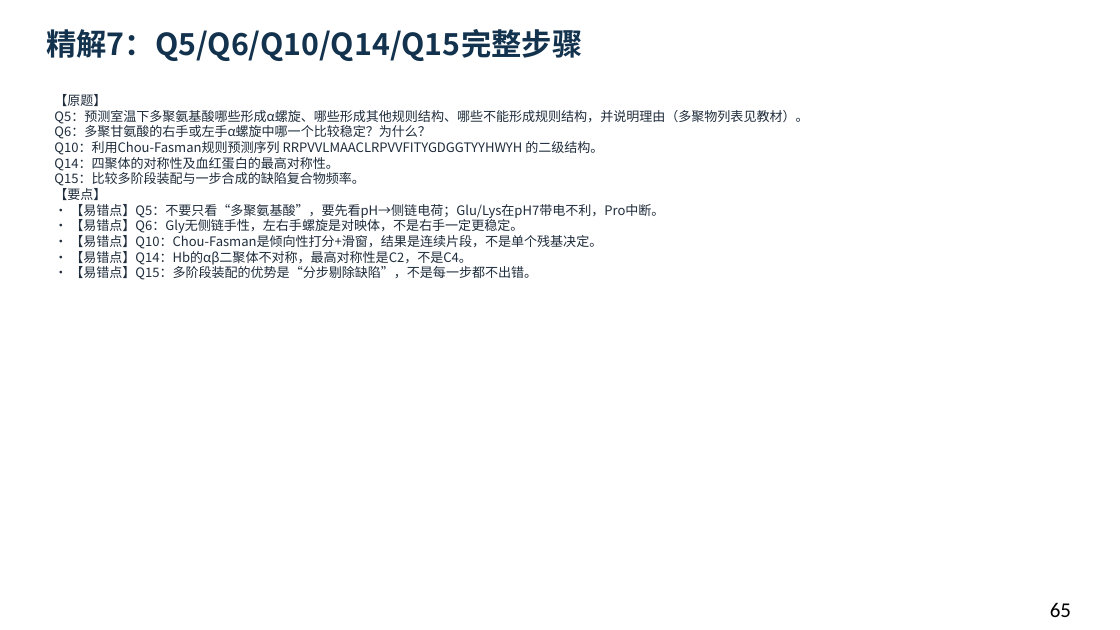
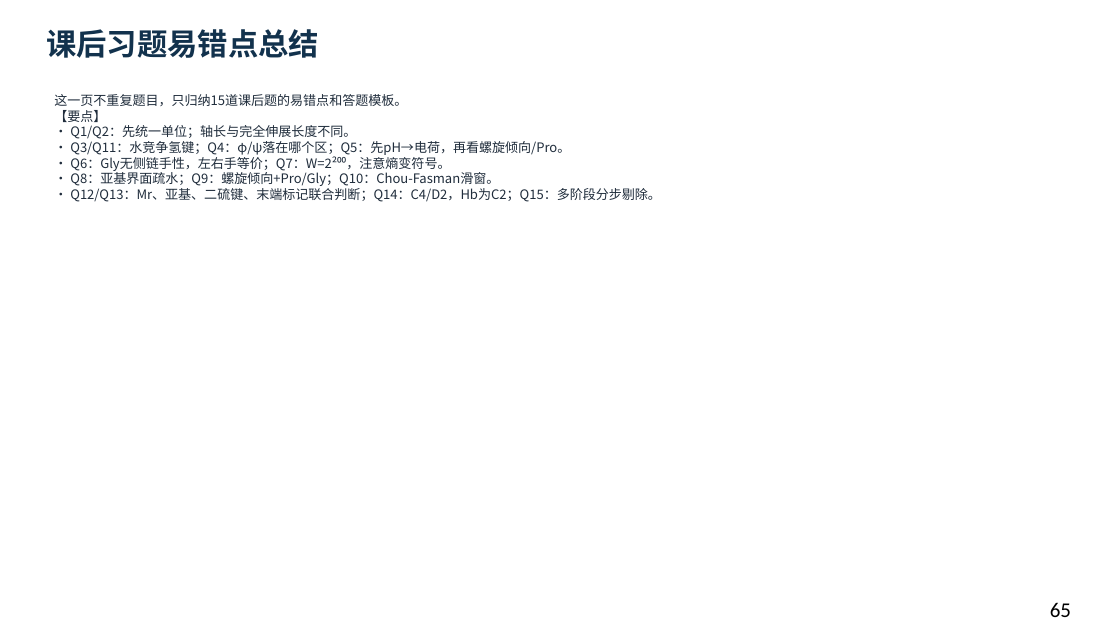
Before and after one commit to newkan-li/Biochemistry, a slide deck: slide 65 of downloads/bc03-ai-style.pptx. Drawn at 1120x630 pixels with LibreOffice and Linux fonts; fonts in the diff are those of the drawing. Boxes give left, top, right and bottom in pixels: in the first picture for what was removed or moved away, otherwise in the second. Text is boxed around its words. In the diff, an @@ line names an element or a change of style, - is before the commit and + after.

```diff
--- a/downloads/bc03-ai-style.pptx
+++ b/downloads/bc03-ai-style.pptx
@@ text at (46, 29, 319, 58): text changed @@
-精解7：Q5/Q6/Q10/Q14/Q15完整步骤
+课后习题易错点总结
@@ text at (54, 94, 661, 202): text changed @@
-【原题】
-Q5：预测室温下多聚氨基酸哪些形成α螺旋、哪些形成其他规则结构、哪些不能形成规则结构，并说明理由（多聚物列表见教材）。
-Q6：多聚甘氨酸的右手或左手α螺旋中哪一个比较稳定？为什么？
-Q10：利用Chou-Fasman规则预测序列 RRPVVLMAACLRPVVFITYGDGGTYYHWYH 的二级结构。
-Q14：四聚体的对称性及血红蛋白的最高对称性。
-Q15：比较多阶段装配与一步合成的缺陷复合物频率。
-【要点】
-• 【易错点】Q5：不要只看“多聚氨基酸”，要先看pH→侧链电荷；Glu/Lys在pH7带电不利，Pro中断。
-• 【易错点】Q6：Gly无侧链手性，左右手螺旋是对映体，不是右手一定更稳定。
-• 【易错点】Q10：Chou-Fasman是倾向性打分+滑窗，结果是连续片段，不是单个残基决定。
-• 【易错点】Q14：Hb的αβ二聚体不对称，最高对称性是C2，不是C4。
-• 【易错点】Q15：多阶段装配的优势是“分步剔除缺陷”，不是每一步都不出错。
+这一页不重复题目，只归纳15道课后题的易错点和答题模板。
+【要点】
+• Q1/Q2：先统一单位；轴长与完全伸展长度不同。
+• Q3/Q11：水竞争氢键；Q4：φ/ψ落在哪个区；Q5：先pH→电荷，再看螺旋倾向/Pro。
+• Q6：Gly无侧链手性，左右手等价；Q7：W=2²⁰⁰，注意熵变符号。
+• Q8：亚基界面疏水；Q9：螺旋倾向+Pro/Gly；Q10：Chou-Fasman滑窗。
+• Q12/Q13：Mr、亚基、二硫键、末端标记联合判断；Q14：C4/D2，Hb为C2；Q15：多阶段分步剔除。
```
Also in this commit, not shown: 4 other slides changed, 5 other files.
